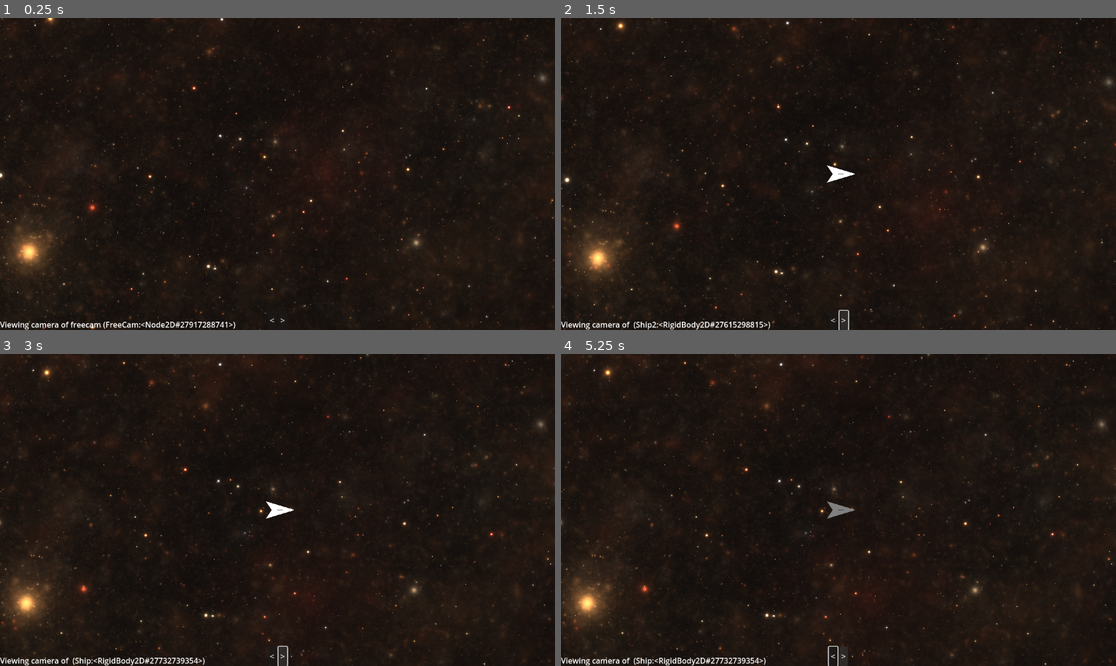
Above: before the commit, frames 1-4 (two rows, left to right).
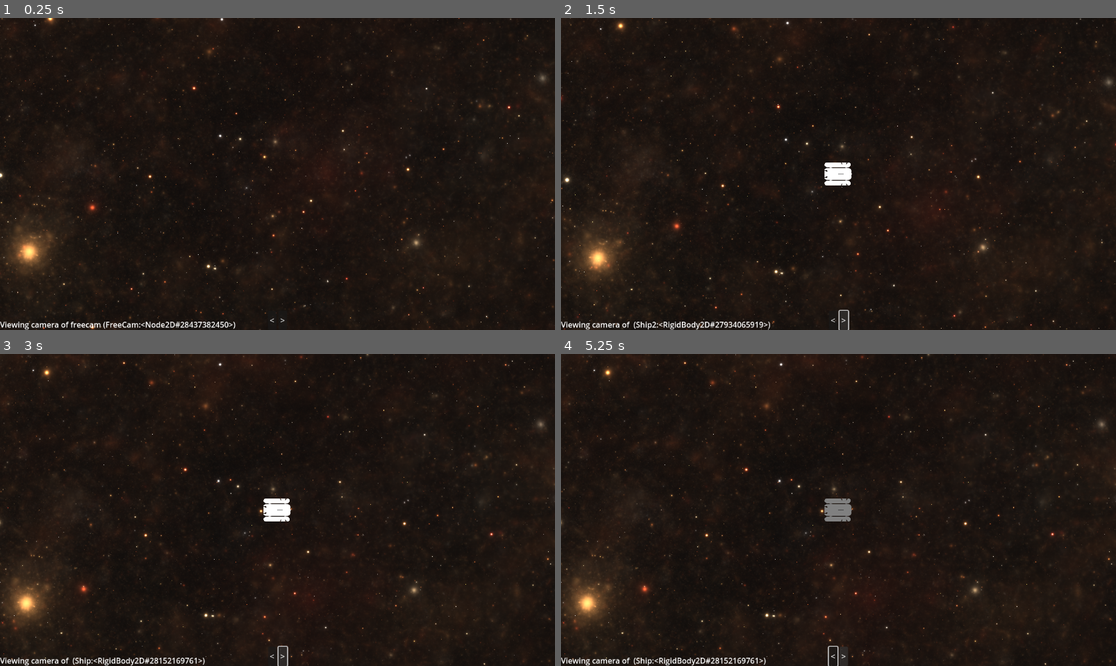
Above: after the commit, the same moments.

Repository: FKD13/Void-Protocol
Game: Godot game, scene res://root.tscn
The game is run twice, just before and just after one commit, with the same random seed, the same clock (stepped at 60 frames per second) and the same inputs.
Inputs:
- Up to frame 1 (0.25 s): no input
- Up to frame 2 (1.5 s): click "<" at 0.5 s; click ">" at 1.25 s
- Up to frame 3 (3 s): tap Enter at 2 s; hold Right (ui_right) 2.03-2.78 s; hold L 2.03-2.78 s; tap Space at 2.27, 2.75 s; hold Down (ui_down) from 2.78 s (still down); tap K at 2.85 s
- Up to frame 4 (5.25 s): tap Space at 3.02, 4.25, 4.52 s; tap L at 3.05, 3.8, 4.35 s; tap Enter at 3.5, 5 s; release Down (ui_down) at 3.53 s; hold Right (ui_right) 3.53-4.28 s; hold J 3.53-4.28 s; hold Up (ui_up) 4.28-5.03 s; hold Left (ui_left) from 5.03 s (still down); hold M from 5.03 s (still down)

The runs differ from the first frame. In frame 1, less than 0.1% of the frame differs, in the area x 33-42%, y 97-100%; in frame 2, 0.3%, in the area x 29-53%, y 46-100%; in frame 3, 0.3%; in frame 4, 0.3%.

Commit message:
add thruster animations!

Diff:
--- a/rigid_body_2d.gd
+++ b/rigid_body_2d.gd
@@ -19,6 +19,9 @@
 		randi_range(-1000, 1000),
 		randi_range(-1000, 1000)
 	)
+	$ShipFrame/CentralBody/Thruster.emitting = false
+	$ShipFrame/LeftBooster/Thruster.emitting = false
+	$ShipFrame/RightBooster/Thruster.emitting = false
 
 func _physics_process(delta: float) -> void:
 	# Rotational thrust
@@ -26,26 +29,19 @@
 	# Forward thrust
 	apply_central_force(delta * 80000 * (_thrust_forward) * Vector2(cos(rotation), sin(rotation)))
 	# Barrel Rotation
-	$Barrel.rotate(delta * 0.2 * _gun_turn)
+	$ShipFrame/Barrel.rotate(delta * 0.2 * _gun_turn)
 	# Shoot
 	if _gun_shoot:
 		_gun_shoot = false
 		# Move ship
-		apply_central_force(10000*Vector2(cos($Barrel.rotation+rotation-PI), sin($Barrel.rotation+rotation-PI)))
+		apply_central_force(10000*Vector2(cos($ShipFrame/Barrel.rotation+rotation-PI), sin($ShipFrame/Barrel.rotation+rotation-PI)))
 		# Spawn and move bullet
 		var bullet: Bullet = Bullet.instantiate()
 		get_node("/root/root/Server/BulletContainer").add_child(bullet)
 
 		bullet.global_position = global_position
 		bullet.linear_velocity = linear_velocity
-		bullet.launch($Barrel.rotation+rotation, 10000, self)
-
-
-		#get_tree().root.add_child(b)
-		#b.linear_velocity = linear_velocity
-		#b.position = position
-		#b.rotation = $Barrel.rotation+rotation
-		#b.launch($Barrel.rotation+rotation, 10000, self)
+		bullet.launch($ShipFrame/Barrel.rotation+rotation, 10000, self)
 
 	if Time.get_ticks_msec() - _timestamp_last_cmd > 5_000:
 		modulate = Color.WEB_GRAY
@@ -60,15 +56,24 @@
 	if 0 <= percentage and percentage <= 1:
 		_thrust_right = percentage
 
+	$ShipFrame/LeftBooster/Thruster.emitting = percentage != 0
+	$ShipFrame/LeftBooster/Thruster.amount = round(percentage * 128)
+
 func thrust_left(percentage: float) -> void:
 	_update_last_command()
 	if 0 <= percentage and percentage <= 1:
 		_thrust_left = percentage
 
+	$ShipFrame/RightBooster/Thruster.emitting = percentage != 0
+	$ShipFrame/RightBooster/Thruster.amount = round(percentage * 128)
+
 func thrust_forward(percentage: float) -> void:
 	_update_last_command()
 	if 0 <= percentage and percentage <= 1:
 		_thrust_forward = percentage
+
+	$ShipFrame/CentralBody/Thruster.emitting = percentage != 0
+	$ShipFrame/CentralBody/Thruster.amount = round(percentage * 128)
 
 func gun_turn(percentage: float) -> void:
 	_update_last_command()
--- a/ship.tscn
+++ b/ship.tscn
@@ -1,6 +1,10 @@
-[gd_scene load_steps=2 format=3 uid="uid://hcfc0itylfhd"]
+[gd_scene load_steps=3 format=3 uid="uid://hcfc0itylfhd"]
 
 [ext_resource type="Script" path="res://rigid_body_2d.gd" id="1_pmm3k"]
+
+[sub_resource type="Gradient" id="Gradient_38dj8"]
+offsets = PackedFloat32Array(0, 0.26, 0.466667, 0.626667, 0.793333, 1)
+colors = PackedColorArray(1, 1, 0.643137, 1, 1, 1, 0, 1, 1, 0, 0, 1, 0.374139, 0.374139, 0.374139, 1, 0.345098, 0.345098, 0.345098, 1, 0.372549, 0.372549, 0.372549, 0)
 
 [node name="Ship" type="RigidBody2D" groups=["ships"]]
 mass = 4.0
@@ -10,15 +14,82 @@
 scale = Vector2(10, 10)
 polygon = PackedVector2Array(-4, -3, 6, 0, -4, 3, -2, 0)
 
-[node name="Polygon2D" type="Polygon2D" parent="."]
-scale = Vector2(10, 10)
-polygon = PackedVector2Array(6, 0, -4, 3, -2, 0, -4, -3)
+[node name="Camera2D" type="Camera2D" parent="." groups=["camera"]]
+enabled = false
+zoom = Vector2(0.6, 0.6)
 
-[node name="Barrel" type="Polygon2D" parent="."]
+[node name="ShipFrame" type="Node2D" parent="."]
+
+[node name="Barrel" type="Polygon2D" parent="ShipFrame"]
+z_index = 2
 scale = Vector2(2, 2)
 color = Color(0.587078, 0.587078, 0.587078, 1)
 polygon = PackedVector2Array(9, 1, -1, 1, -1, -1, 9, -1)
 
-[node name="Camera2D" type="Camera2D" parent="." groups=["camera"]]
-enabled = false
-zoom = Vector2(0.6, 0.6)
+[node name="CentralBody" type="Polygon2D" parent="ShipFrame"]
+z_index = 1
+position = Vector2(-8, 2.27374e-13)
+polygon = PackedVector2Array(50, -18, 52, -14, 54, -2.27374e-13, 52, 14, 50, 18, 44, 20, -34, 20, -38, 18, -40, 16, -40, 14, -30, 12, -30, 8, -34, 8, -36, 10, -40, 12, -40, -12, -36, -10, -34, -8, -30, -8, -30, -12, -40, -14, -40, -16, -38, -18, -34, -20, 44, -20)
+
+[node name="Thruster" type="CPUParticles2D" parent="ShipFrame/CentralBody"]
+z_index = -1
+position = Vector2(-42, -2.27374e-13)
+amount = 128
+lifetime = 0.1
+emission_shape = 3
+emission_rect_extents = Vector2(0, 8)
+direction = Vector2(-1, 0)
+spread = 3.0
+gravity = Vector2(0, 0)
+initial_velocity_min = 1900.0
+initial_velocity_max = 2000.0
+angular_velocity_min = -45.0
+angular_velocity_max = 45.0
+scale_amount_min = 4.0
+scale_amount_max = 8.0
+color_ramp = SubResource("Gradient_38dj8")
+
+[node name="RightBooster" type="Polygon2D" parent="ShipFrame"]
+position = Vector2(-8, 0)
+polygon = PackedVector2Array(-38, 26, -40, 30, -40, 34, -38, 38, -34, 40, 16, 40, 20, 34, 22, 34, 22, 36, 20, 38, 20, 40, 36, 40, 36, 38, 34, 36, 34, 34, 36, 34, 40, 40, 44, 40, 48, 38, 50, 34, 50, 30, 48, 26, 44, 24, 34, 24, 42, 20, 36, 20, 28, 24, -20, 24, -12, 20, -18, 20, -26, 24, -34, 24)
+
+[node name="Thruster" type="CPUParticles2D" parent="ShipFrame/RightBooster"]
+z_index = -1
+position = Vector2(28, 42)
+amount = 128
+lifetime = 0.1
+emission_shape = 3
+emission_rect_extents = Vector2(4, 0)
+direction = Vector2(0, 1)
+spread = 3.0
+gravity = Vector2(0, 0)
+initial_velocity_min = 1900.0
+initial_velocity_max = 2000.0
+angular_velocity_min = -45.0
+angular_velocity_max = 45.0
+scale_amount_min = 4.0
+scale_amount_max = 8.0
+color_ramp = SubResource("Gradient_38dj8")
+
+[node name="LeftBooster" type="Polygon2D" parent="ShipFrame"]
+position = Vector2(-8, 0)
+polygon = PackedVector2Array(50, -30, 48, -26, 44, -24, 34, -24, 42, -20, 36, -20, 28, -24, -20, -24, -12, -20, -18, -20, -26, -24, -34, -24, -38, -26, -40, -30, -40, -34, -38, -38, -34, -40, 16, -40, 20, -34, 22, -34, 22, -36, 20, -38, 20, -40, 36, -40, 36, -38, 34, -36, 34, -34, 36, -34, 40, -40, 44, -40, 48, -38, 50, -34)
+
+[node name="Thruster" type="CPUParticles2D" parent="ShipFrame/LeftBooster"]
+z_index = -1
+position = Vector2(28, -42)
+amount = 128
+lifetime = 0.1
+fixed_fps = 120
+emission_shape = 3
+emission_rect_extents = Vector2(4, 0)
+direction = Vector2(0, -1)
+spread = 3.0
+gravity = Vector2(0, 0)
+initial_velocity_min = 1900.0
+initial_velocity_max = 2000.0
+angular_velocity_min = -45.0
+angular_velocity_max = 45.0
+scale_amount_min = 4.0
+scale_amount_max = 8.0
+color_ramp = SubResource("Gradient_38dj8")
--- a/socket_server.gd
+++ b/socket_server.gd
@@ -43,7 +43,7 @@
 						_round_to_dec(ship.linear_velocity.y, 6)
 					],
 					"angular_velocity": _round_to_dec(ship.angular_velocity, 6),
-					"gun_rotation": _round_to_dec(ship.get_node("Barrel").rotation, 4),
+					"gun_rotation": _round_to_dec(ship.get_node("ShipFrame/Barrel").rotation, 4),
 				})
 
 			for bullet: RigidBody2D in get_tree().get_nodes_in_group("bullets"):
Binary file added: icons/bullet.png
Not shown, added: icons/bullet.png.import
Binary file added: icons/ship.png
Not shown, added: icons/ship.png.import
